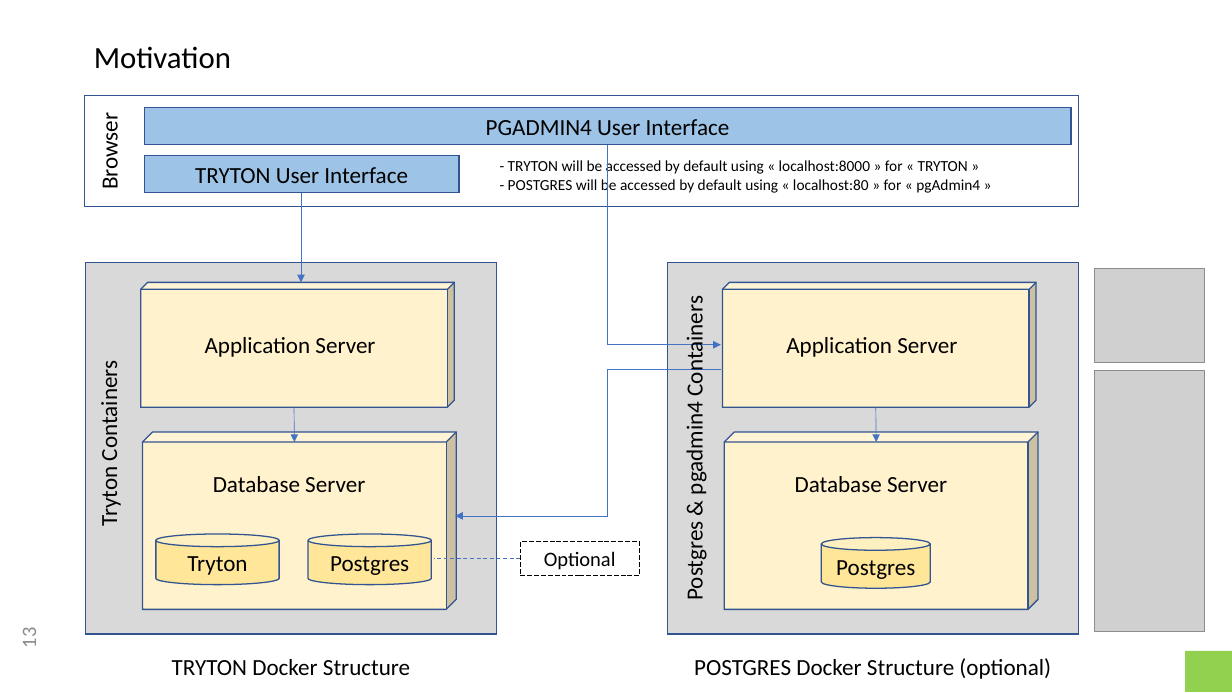
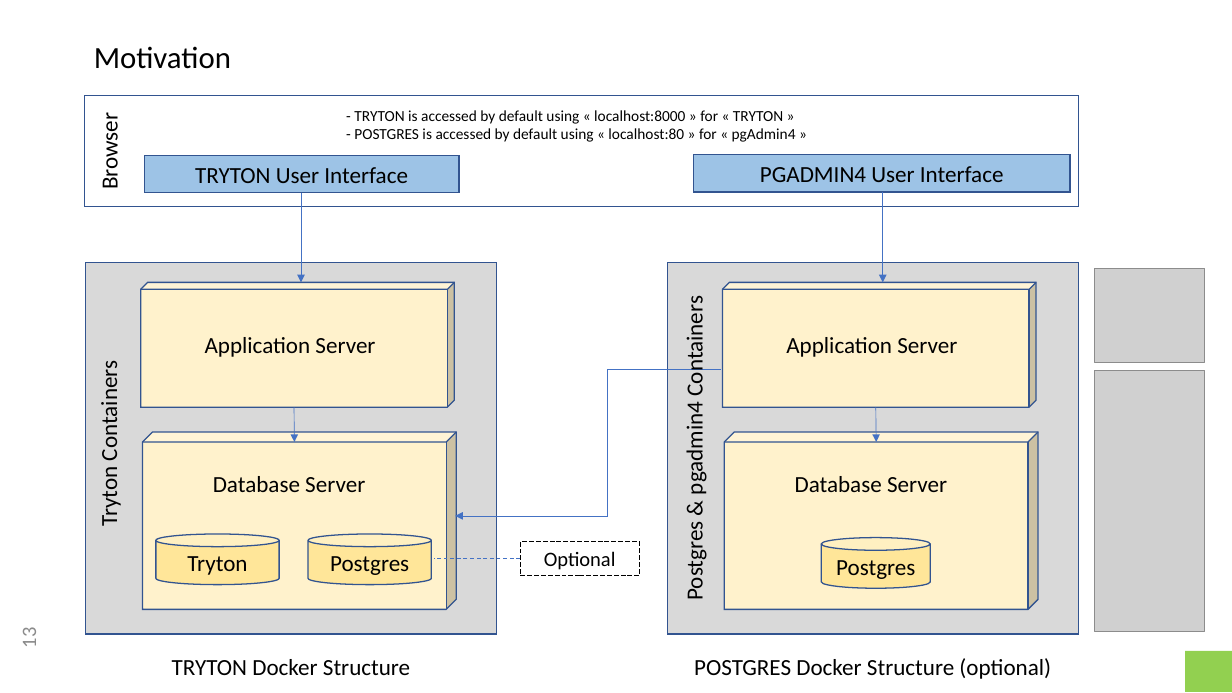
Before and after one commit to clixwise/tryton-by-example, a slide deck: slide 13 of 5.8/Tryton 5.8 - Doc 01.01 - Installation & administration.pptx. Drawn at 1232x693 pixels with LibreOffice and Linux fonts; fonts in the diff are those of the drawing; grey boxes stand for pictures. Boxes give left, top, right and bottom in pixels: in the first picture for what was removed or moved away, otherwise in the second. Text is boxed around its words. In the diff, an @@ line names an element or a change of style, - is before the commit and + after.

```diff
--- a/5.8/Tryton 5.8 - Doc 01.01 - Installation & administration.pptx
+++ b/5.8/Tryton 5.8 - Doc 01.01 - Installation & administration.pptx
@@ text at box(354, 110, 796, 142): text changed @@
-- TRYTON will be accessed by default using « localhost:8000 » for « TRYTON »
-- POSTGRES will be accessed by default using « localhost:80 » for « pgAdmin4 »
+- TRYTON is accessed by default using « localhost:8000 » for « TRYTON »
+- POSTGRES is accessed by default using « localhost:80 » for « pgAdmin4 »
@@ rectangle "PGADMIN4 User Interface": place and size @@
-rectangle "PGADMIN4 User Interface" at box(144, 107, 1071, 144)
+rectangle "PGADMIN4 User Interface" at box(694, 154, 1070, 191)
@@ elbow arrow moved from (608, 145) - (721, 345) to (882, 192) - (883, 283) @@
```
Also in this commit, not shown: 1 other file.
